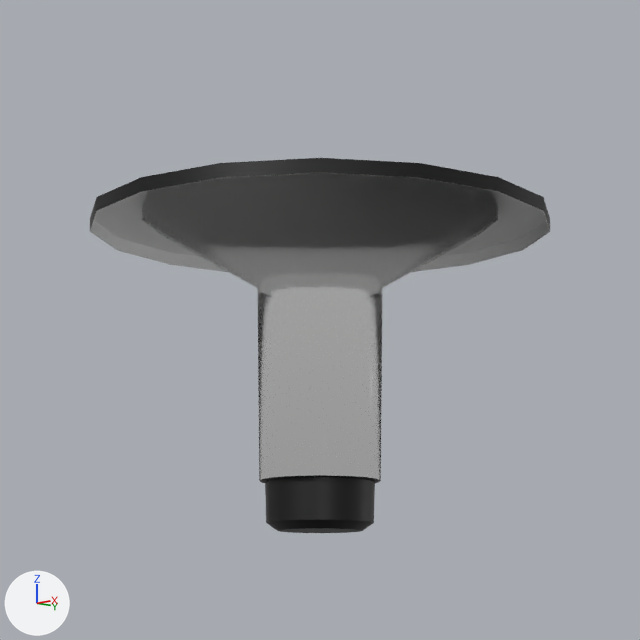
Two versions of the Blender file Beleuchtung/Lampen/blender/Laterne.blend, one commit apart.
Rendered twice from the file's camera 'Camera'. The axes (+X, +Y, +Z) are drawn at lower left. The lights are the same throughout.

Names of what the first picture shows: 'Siteco Laterne', 'Siteco Laterne GLas'.
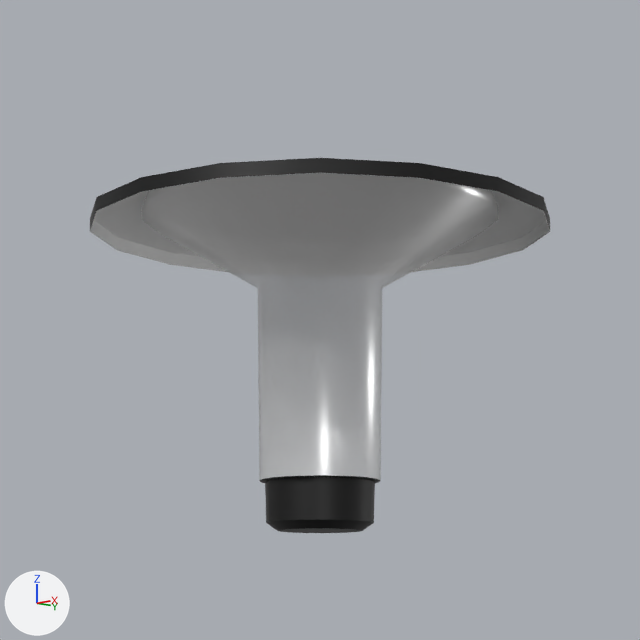
Commit message: update Glas

What differs and where, as boxes (x1, y1, x2, y2) in the pictures (640 x 640 px):
'Siteco Laterne GLas', recoloured
    both: (142, 173, 498, 481)

The change, as a list of edits to the scene's bpy script:
```text
Change mat_glas:
    remove # nodes: BsdfGlass, OutputMaterial
    nodes: BsdfPrincipled, OutputMaterial
    colours: white #ffffff
```
